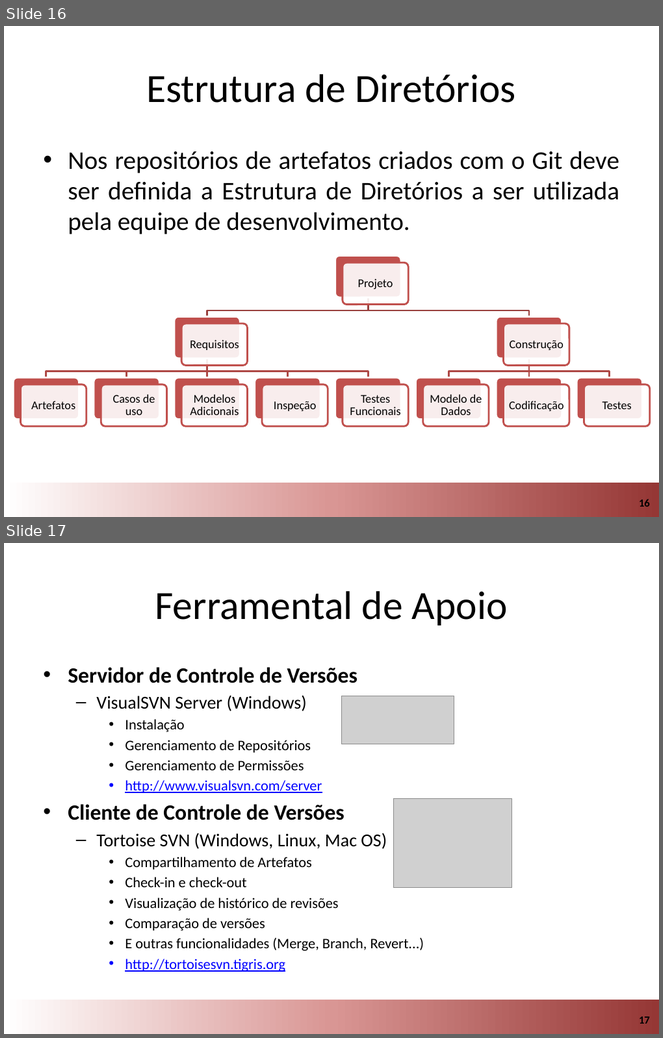
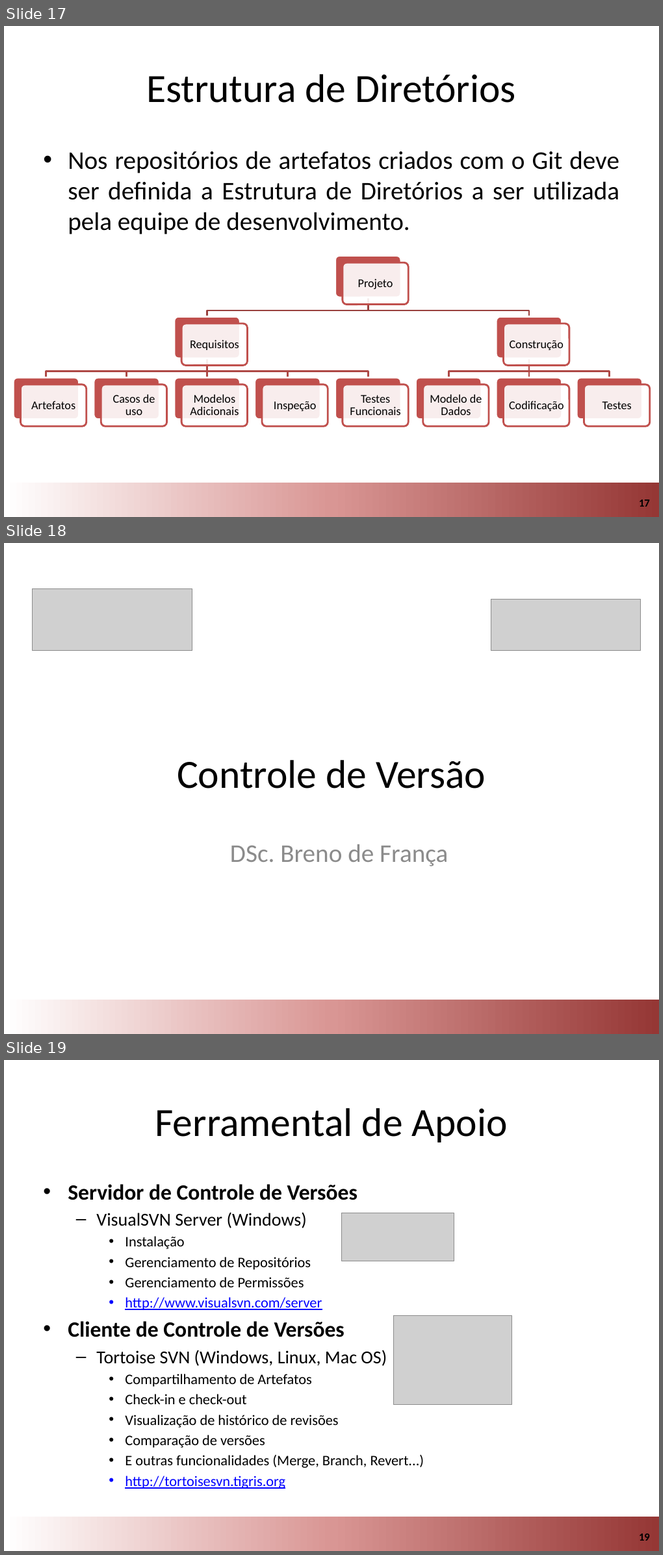
Before and after one commit to ESEGroup/mytinyPoll, a slide deck: Material de Referencia/Controle de Versao.pptx. Shown one above the other, each under a label of ours: slides 16 and 17 before the commit, slides 17, 18 and 19 after it. The pictures are 663x1038 and 663x1555 pixels, drawn with LibreOffice and Linux fonts; fonts in the diff are those of the drawing; grey boxes stand for pictures; background and template pictures are left out. Boxes give left, top, right and bottom in pixels: in the first picture for what was removed or moved away, otherwise in the second. Text is boxed around its words. In the diff, an @@ line names an element or a change of style, - is before the commit and + after.

Commit message:
Versão final da aula
Preparem se para o controle de versao!

```diff
--- a/Material de Referencia/Controle de Versao.pptx
+++ b/Material de Referencia/Controle de Versao.pptx
@@ slide 18 added at (4, 543, 659, 1034), background #FFFFFF; not listed: 3 template elements that a slide beside it also shows @@
@@ picture added at (32, 589, 192, 650) @@
@@ picture added at (492, 600, 641, 651) @@
@@ title added at (177, 760, 486, 789), 44 pt, text #000000 @@
+Controle de Versão
@@ subtitle added at (230, 845, 448, 867), 28 pt, text #8C8C8C @@
+DSc. Breno de França
@@ what was slide 16 is now slide 17 @@
@@ page number at (639, 500, 650, 507): text changed @@
-16
+17
@@ what was slide 17 is now slide 19 @@
@@ page number at (639, 1534, 650, 1541): text changed @@
-17
+19
```
Also in this commit, not shown: 2 slides changed, 1 other slide added.
